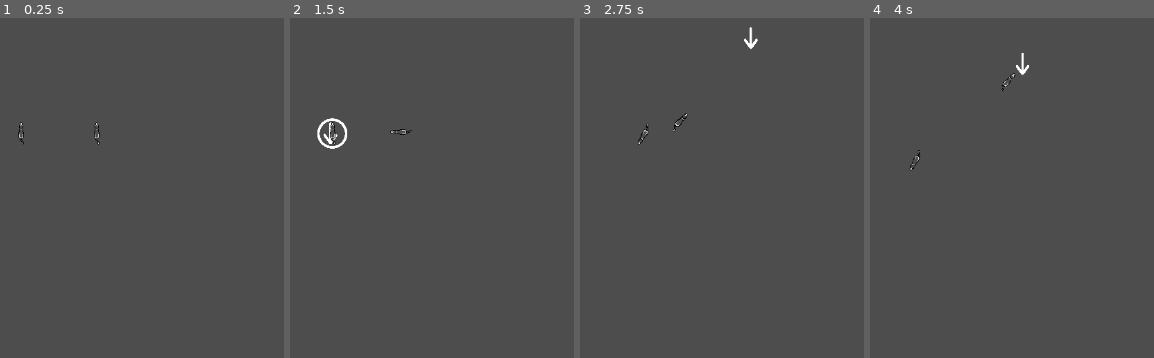
Above: before the commit, frames 1-4 (left to right).
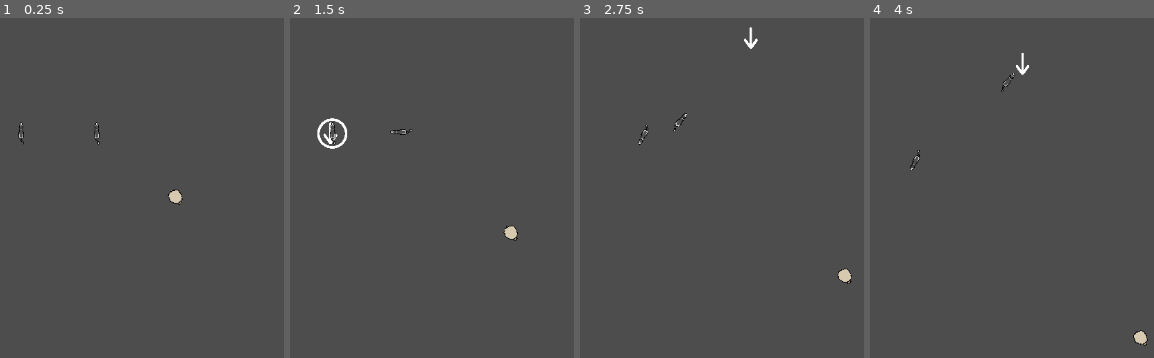
Above: after the commit, the same moments.

Repository: SentientDragon5/CMPM-170-Sheepdog-Herding
Game: Godot game, scene res://main.tscn
Two runs of this game, one before a commit and one after it. Both use one fixed random seed, a clock stepped at 60 frames per second and the inputs below.
Inputs (mouse positions are in pixels of both pictures, inside the frame that each line leads up to):
- Up to frame 1 (0.25 s): no input
- Up to frame 2 (1.5 s): move the mouse to (395, 133) at 0.52 s; press the mouse at (395, 133) at 0.53 s; move the mouse to (329, 133) at 1.27 s; release the mouse at (329, 133) at 1.28 s; click (329, 133) at 1.35 s
- Up to frame 3 (2.75 s): move the mouse to (741, 35) at 2.02 s; press the mouse at (741, 35) at 2.03 s
- Up to frame 4 (4 s): move the mouse to (912, 222) at 2.77 s; release the mouse at (912, 222) at 2.78 s; click (912, 222) at 2.85 s; move the mouse to (outside the picture) at 3.52 s; press the mouse at (outside the picture) at 3.53 s

The runs differ from the first frame. In frame 1, 0.2% of the frame differs, in the area x 59-65%, y 50-55%; in frame 2, 0.2%; in frame 3, 0.2%; in frame 4, 0.2%, in the area x 13-98%, y 16-97%.

Commit message:
sheep prefab

Diff:
--- a/main.tscn
+++ b/main.tscn
@@ -1,7 +1,8 @@
-[gd_scene load_steps=4 format=3 uid="uid://ba3lvi8rsbpai"]
+[gd_scene load_steps=5 format=3 uid="uid://ba3lvi8rsbpai"]
 
 [ext_resource type="PackedScene" uid="uid://qcagqecamniv" path="res://prefabs/dog.tscn" id="1_0xm2m"]
 [ext_resource type="Script" uid="uid://diocjmk07pbfa" path="res://scripts/cam.gd" id="3_1bvp3"]
+[ext_resource type="PackedScene" uid="uid://c1a456lqgotx0" path="res://prefabs/sheep.tscn" id="3_h2yge"]
 
 [sub_resource type="NavigationPolygon" id="NavigationPolygon_7dm0k"]
 vertices = PackedVector2Array(1034.2813, 812.8828, -878.22656, 791.10156, -918.75, -854.14844, 1083.6875, -884.8281)
@@ -20,3 +21,6 @@
 
 [node name="Camera2D" type="Camera2D" parent="."]
 script = ExtResource("3_1bvp3")
+
+[node name="Sheep" parent="." instance=ExtResource("3_h2yge")]
+position = Vector2(107, 81)
--- /dev/null
+++ b/prefabs/sheep.tscn
@@ -0,0 +1,21 @@
+[gd_scene load_steps=4 format=3 uid="uid://c1a456lqgotx0"]
+
+[ext_resource type="Texture2D" uid="uid://bq00rghlb51a8" path="res://art/sheep.png" id="1_h84kf"]
+[ext_resource type="Script" uid="uid://cljsbmiipliu7" path="res://scripts/sheep.gd" id="1_wkwx1"]
+
+[sub_resource type="CircleShape2D" id="CircleShape2D_wkwx1"]
+radius = 26.119915
+
+[node name="Sheep" type="CharacterBody2D"]
+script = ExtResource("1_wkwx1")
+
+[node name="SheepSprite" type="Sprite2D" parent="."]
+texture = ExtResource("1_h84kf")
+
+[node name="Area2D" type="Area2D" parent="."]
+
+[node name="CollisionShape2D" type="CollisionShape2D" parent="Area2D"]
+position = Vector2(1, -0.5)
+shape = SubResource("CircleShape2D_wkwx1")
+
+[connection signal="area_shape_entered" from="Area2D" to="." method="_on_area_2d_area_shape_entered"]
--- a/scripts/dog.gd
+++ b/scripts/dog.gd
@@ -41,7 +41,7 @@
 	)
 	goal_arrow.global_position = agent.target_position
 	agent.velocity = new_velocity
-	wolf_sprite.rotation = new_velocity.angle() - 67.5
+	wolf_sprite.rotation = new_velocity.angle() + deg_to_rad(90)
 
 func _input_event(_viewport, event, _shape_idx):
 	if event.is_action_pressed("left_click"):
--- /dev/null
+++ b/scripts/sheep.gd
@@ -0,0 +1,14 @@
+extends CharacterBody2D
+
+@export var _speed = 50
+var _direction = Vector2()
+
+
+func _ready() -> void:
+	_direction = Vector2(randf_range(-1, 1), randf_range(-1, 1)).normalized()
+
+
+func _physics_process(delta: float) -> void:
+	velocity = _direction * _speed
+	rotation = atan2(_direction.y, _direction.x) + deg_to_rad(90)
+	move_and_slide()
Not shown, added: scripts/sheep.gd.uid
